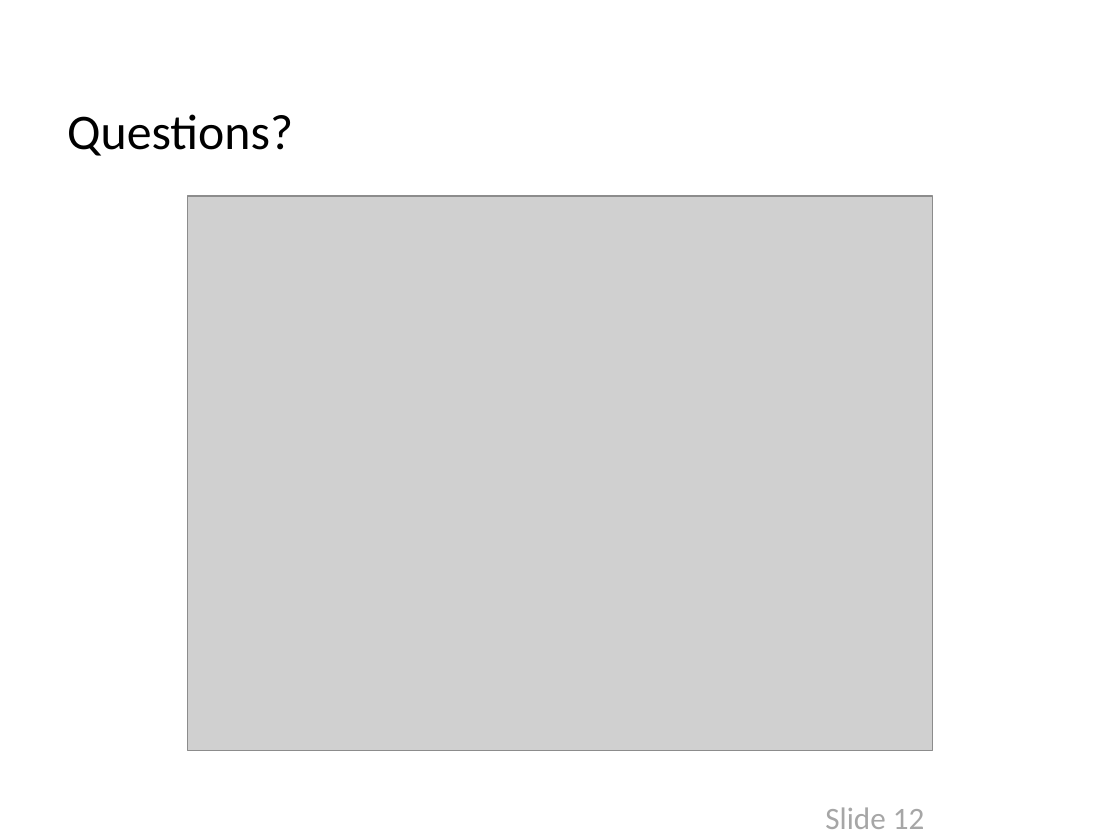
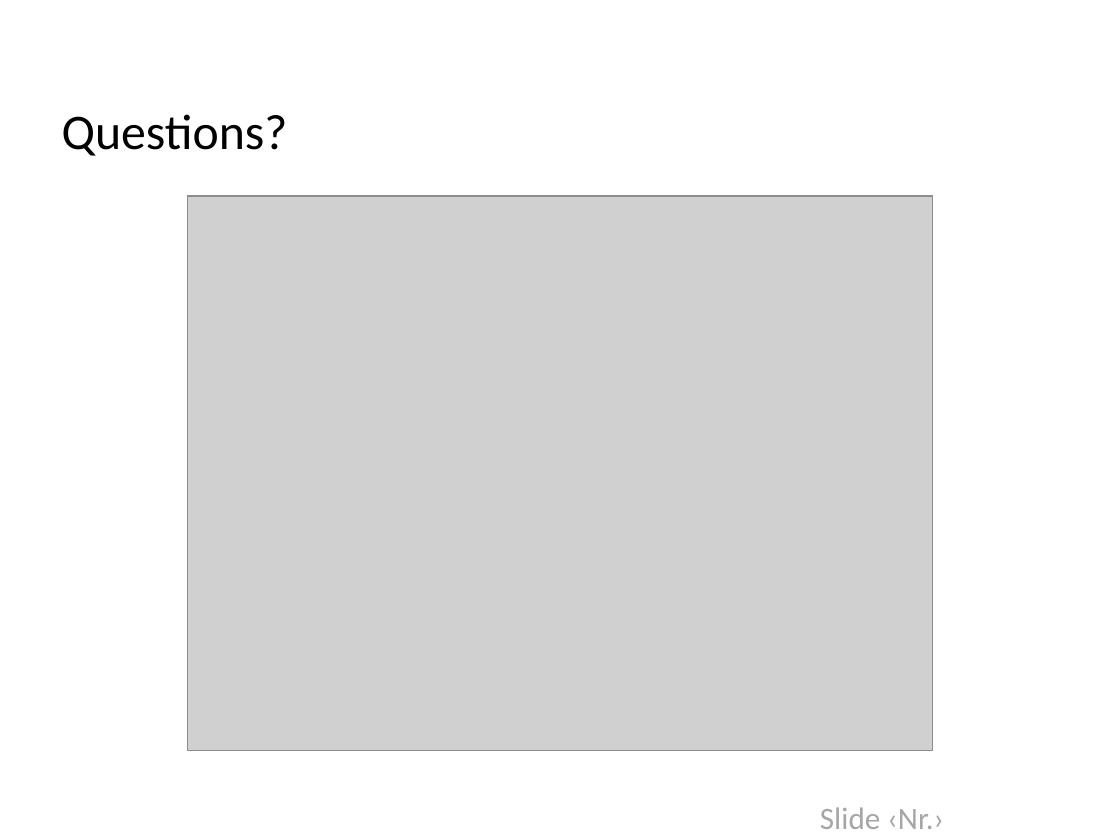
Before and after one commit to jarn0ld/smeagol-walkie-talkie, a slide deck: slide 12 of presentation/smeagol-new.pptx. Drawn at 1120x840 pixels with LibreOffice and Linux fonts; fonts in the diff are those of the drawing; grey boxes stand for pictures; background and template pictures are left out. Boxes give left, top, right and bottom in pixels: in the first picture for what was removed or moved away, otherwise in the second. Text is boxed around its words. In the diff, an @@ line names an element or a change of style, - is before the commit and + after.

```diff
--- a/presentation/smeagol-new.pptx
+++ b/presentation/smeagol-new.pptx
@@ title "Questions?": place and size @@
-title "Questions?" at [67,114,293,156]
+title "Questions?" at [62,114,288,156]
@@ text at [820,807,944,829]: text changed @@
-Slide 12
+Slide ‹Nr.›
```
Also in this commit, not shown: 10 other slides changed, 1 slide added, 1 slide removed.
